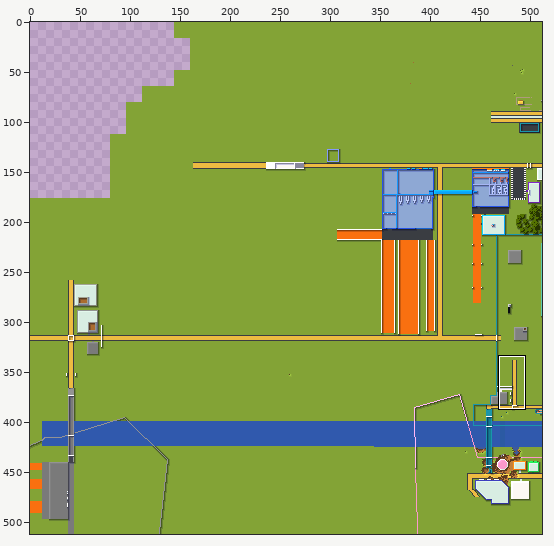
Two versions of one sprite sheet, tiles/-1,1.png. The first picture is a wide view before the edit; the outline marks the close-up.
Close-up. First the earlier version:
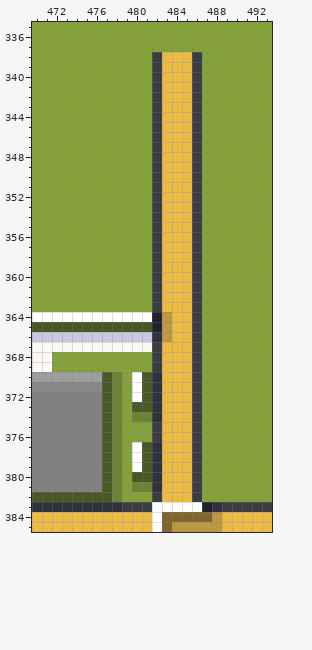
The file is 512x512 pixels. Colours within 5 levels of each other are drawn and written as one. Shown: x 470..493, y 335..385. The commit also changed other parts of the picture, which this record leaves out.
New version:
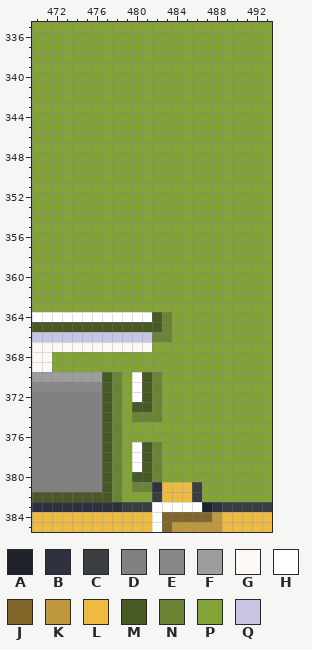
Palette (. is transparent): A #20222b  B #2f313f  C #3a3d42  D #818181  E #878787  F #9d9d9d  G #fcf8f4  H #ffffff  J #81662a  K #bf973f  L #edbb42  M #485a23  N #6a8433  P #83a336  Q #c9c6e4
The edit:
The edit turns colour A into colour M in rows 364 to 365 at x 482.
The edit turns colour B into colour N in row 366 at x 482; in rows 370 to 374 at x 482; in rows 377 to 380 at x 482.
The edit turns colour K into colour N in rows 364 to 366 at x 483.
The edit turns colour C into colour P in rows 338 to 363 at x 482 and 486; in rows 364 to 366 at x 486; in rows 367 to 369 at x 482 and 486; in rows 370 to 374 at x 486; in rows 375 to 376 at x 482 and 486; in rows 377 to 380 at x 486.
The edit turns colour L into colour P in rows 338 to 363 at x 483 to 485; in rows 364 to 366 at x 484 to 485; in rows 367 to 380 at x 483 to 485.
